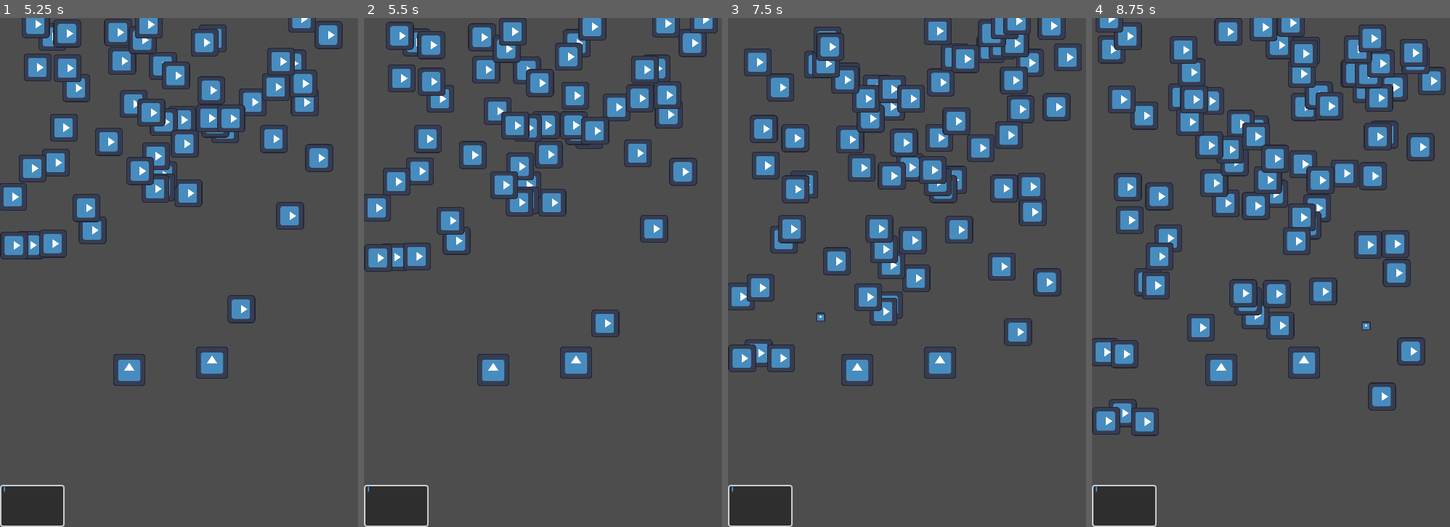
Above: before the commit, frames 1-4 (left to right).
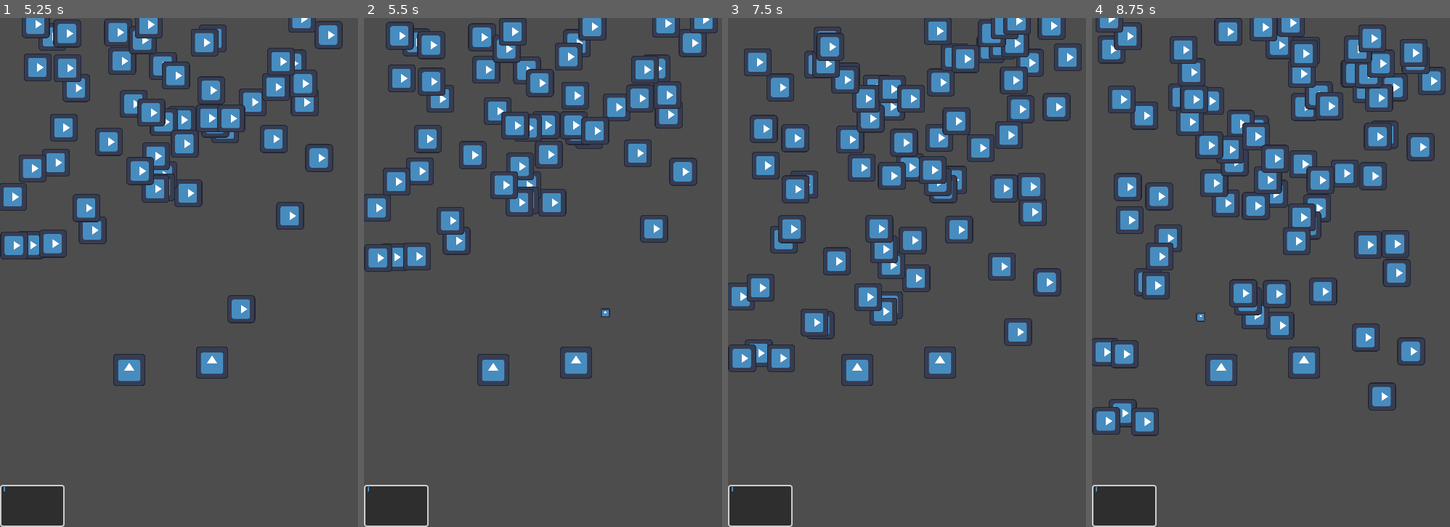
Above: after the commit, the same moments.

Repository: Chet-afk/tower-def
Game: Godot game, scene res://main.tscn
Same seed, same stepped clock (60 frames per second), same inputs: the game is played once before the commit and once after it. The engine's default icon, where the game draws it, is replaced by a stand-in: a white triangle on a blue panel in a dark square.
Inputs (mouse positions are in pixels of both pictures, inside the frame that each line leads up to):
- Up to frame 1 (5.25 s): click (32, 506) at 0.5 s; click (32, 506) at 1.25 s; click (32, 506) at 2 s; move the mouse to (211, 364) at 2.77 s; press the mouse at (211, 364) at 2.78 s; move the mouse to (128, 369) at 3.52 s; release the mouse at (128, 369) at 3.53 s; click (128, 369) at 3.6 s; move the mouse to (218, 160) at 4.27 s; press the mouse at (218, 160) at 4.28 s; move the mouse to (164, 374) at 5.02 s; release the mouse at (164, 374) at 5.03 s; click (164, 374) at 5.1 s
- Up to frame 2 (5.5 s): no input
- Up to frame 3 (7.5 s): move the mouse to (1017, 348) at 5.77 s; press the mouse at (1017, 348) at 5.78 s; move the mouse to (799, 196) at 6.52 s; release the mouse at (799, 196) at 6.53 s; click (799, 196) at 6.6 s; move the mouse to (928, 272) at 7.27 s; press the mouse at (928, 272) at 7.28 s
- Up to frame 4 (8.75 s): move the mouse to (1217, 145) at 8.02 s; release the mouse at (1217, 145) at 8.03 s; click (1217, 145) at 8.1 s

Frame 1 is identical in both runs. In frame 2, 0.2% of the frame differs, in the area x 63-72%, y 57-63%; in frame 3, 0.3%; in frame 4, 0.5%, in the area x 26-81%, y 57-66%.

Commit message:
readded deleted group

Diff:
--- a/tower_def/Units/placement.tscn
+++ b/tower_def/Units/placement.tscn
@@ -14,7 +14,7 @@
 scale = Vector2(0.3, 0.3)
 texture = ExtResource("2_1awry")
 
-[node name="PlaceDetect" type="Area2D" parent="."]
+[node name="PlaceDetect" type="Area2D" parent="." groups=["placers"]]
 
 [node name="CollisionShape2D" type="CollisionShape2D" parent="PlaceDetect"]
 position = Vector2(0, -0.1875)
